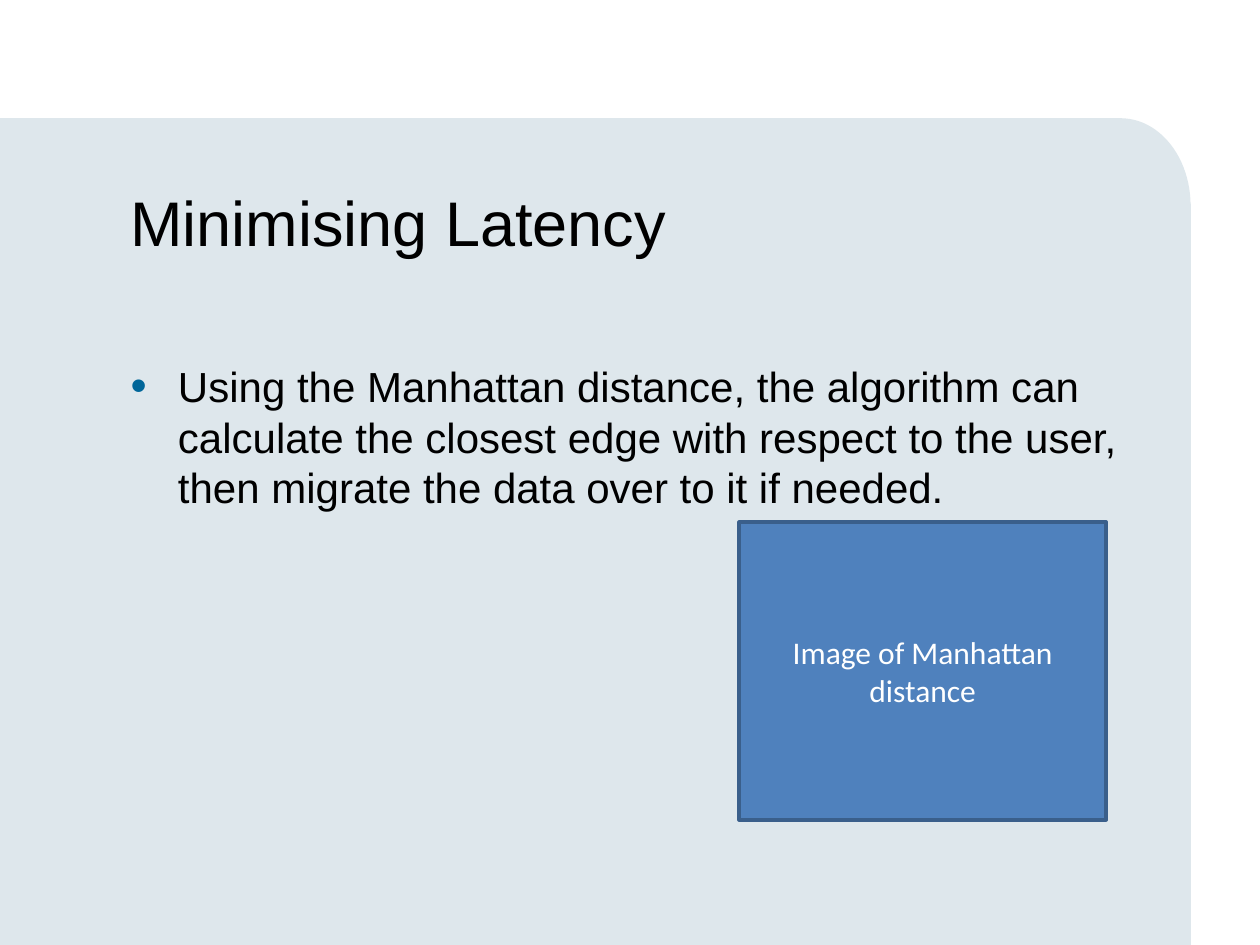
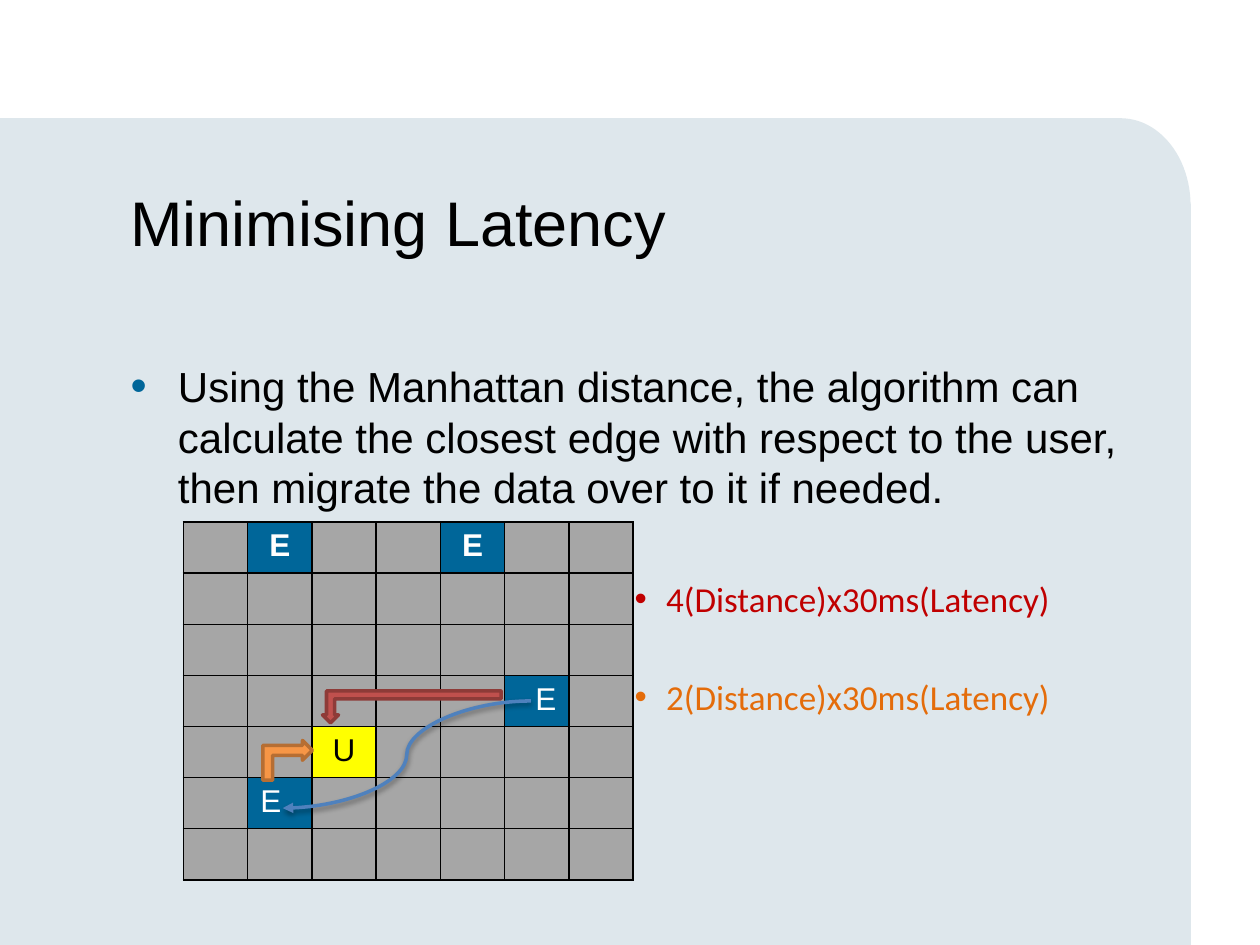
Before and after one commit to sevray1/e-commerce-assignment, a slide deck: slide 5 of presentation2/presentation2.pptx. Drawn at 1260x945 pixels with LibreOffice and Linux fonts; fonts in the diff are those of the drawing; background and template pictures are left out. Boxes give left, top, right and bottom in pixels: in the first picture for what was removed or moved away, otherwise in the second. Text is boxed around its words. In the diff, an @@ line names an element or a change of style, - is before the commit and + after.

```diff
--- a/presentation2/presentation2.pptx
+++ b/presentation2/presentation2.pptx
@@ table added at [184, 522, 634, 879], 7 rows, 7 columns @@
+ | E |  |  | E |  | 
+ |  |  |  |  |  | 
+ |  |  |  |  |  | 
+ |  |  |  |  | E | 
+ |  | U |  |  |  | 
+ | E |  |  |  |  | 
+ |  |  |  |  |  | 
@@ rectangle removed at [740, 522, 1106, 819] @@
-Image of Manhattan distance
@@ text at [666, 586, 1049, 716]: paragraphs added @@
+                • 4(Distance)x30ms(Latency)
+                • 2(Distance)x30ms(Latency)
@@ curved arrow added from (530, 701) to (282, 808), #4F81BD 2 pt @@
@@ bent up arrow added at [323, 690, 501, 723], fill #C0504D, outline #8E3B39 2 pt @@
@@ bent up arrow added at [263, 741, 312, 780], fill #F79646, outline #B76F34 2 pt @@
```
Also in this commit, not shown: 5 other slides changed.
